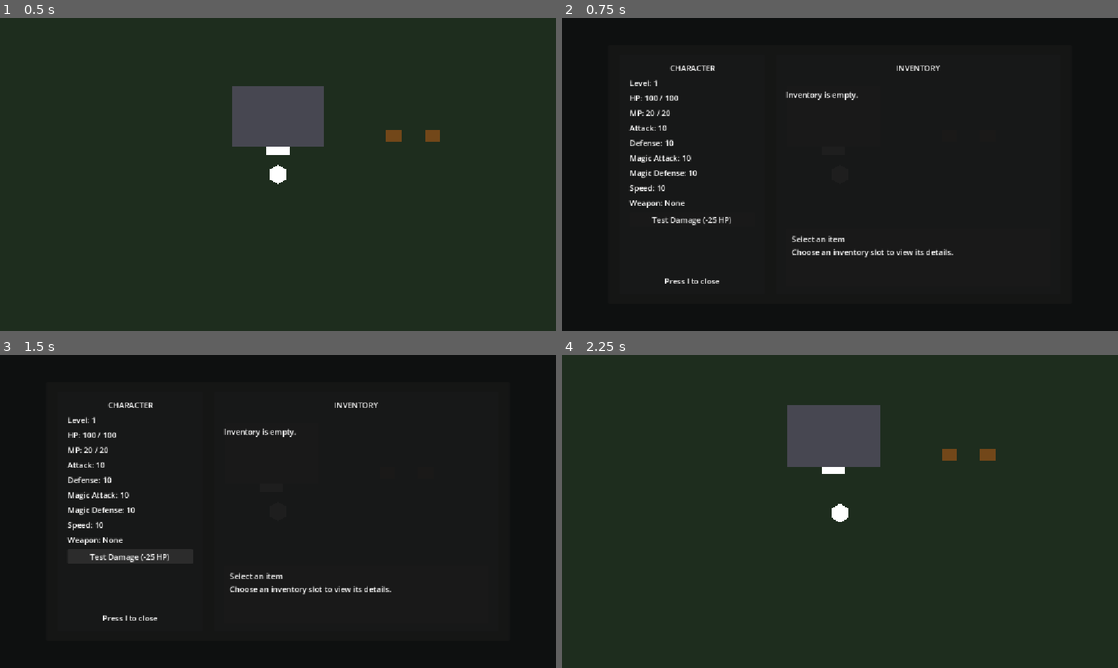
Above: before the commit, frames 1-4 (two rows, left to right).
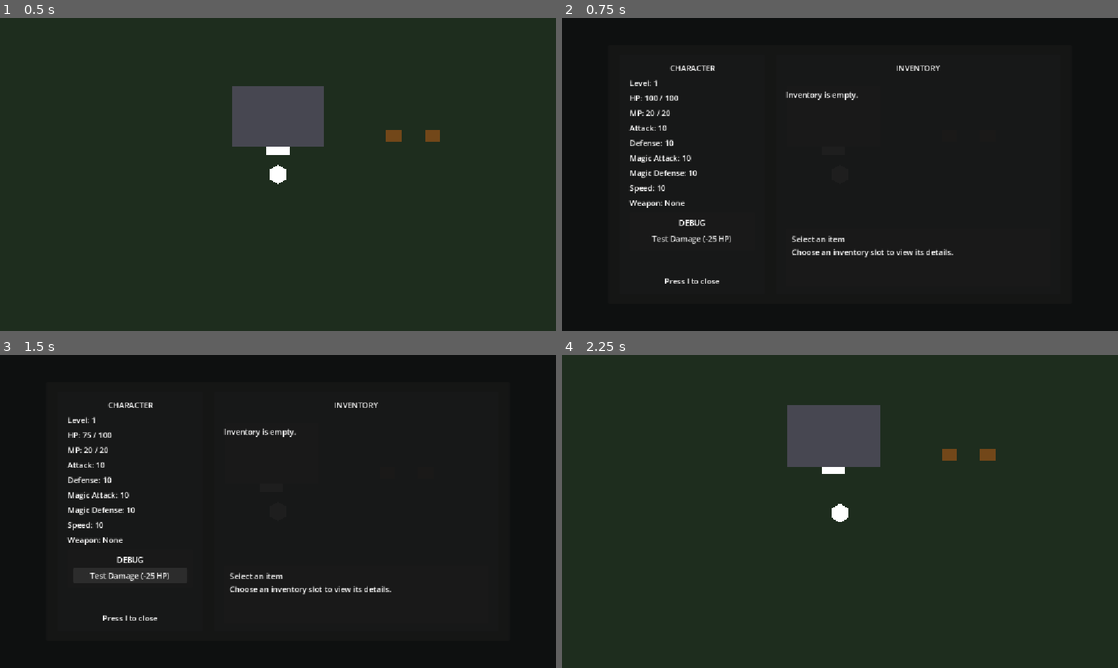
Above: after the commit, the same moments.

Repository: salexume94-pixel/Scripts
Game: Godot game, scene res://scenes/World.tscn
Same seed, same stepped clock (60 frames per second), same inputs: the game is played once before the commit and once after it.
Inputs:
- Up to frame 1 (0.5 s): no input
- Up to frame 2 (0.75 s): tap Enter at 0.5 s; hold Right (ui_right) from 0.53 s (still down); tap I at 0.6 s
- Up to frame 3 (1.5 s): release Right (ui_right) at 1.25 s; click "Test Damage (-25 HP)" at 1.25 s
- Up to frame 4 (2.25 s): tap I at 2 s; hold Down (ui_down) from 2.03 s (still down); tap E at 2.1 s

Frame 1 is identical in both runs. In frame 2, 0.4% of the frame differs, in the area x 16-31%, y 63-73%; in frame 3, 0.5%, in the area x 14-31%, y 24-73%; in frame 4, nothing differs.
Error before the commit: Invalid access to property or key 'pressed' on a base object of type 'null instance'. (res://ui/inventory_character_hud.gd:38)

Commit message:
Move test damage control into debug HUD section

Diff:
--- a/ui/InventoryCharacterHUD.tscn
+++ b/ui/InventoryCharacterHUD.tscn
@@ -104,7 +104,26 @@
 text = "Unequip Weapon"
 visible = false
 
-[node name="TestDamageButton" type="Button" parent="Screen/Panel/Margin/Columns/CharacterPanel/CharacterMargin/CharacterVBox"]
+[node name="DebugPanel" type="PanelContainer" parent="Screen/Panel/Margin/Columns/CharacterPanel/CharacterMargin/CharacterVBox"]
+layout_mode = 2
+
+[node name="DebugMargin" type="MarginContainer" parent="Screen/Panel/Margin/Columns/CharacterPanel/CharacterMargin/CharacterVBox/DebugPanel"]
+layout_mode = 2
+theme_override_constants/margin_left = 12
+theme_override_constants/margin_top = 10
+theme_override_constants/margin_right = 12
+theme_override_constants/margin_bottom = 10
+
+[node name="DebugVBox" type="VBoxContainer" parent="Screen/Panel/Margin/Columns/CharacterPanel/CharacterMargin/CharacterVBox/DebugPanel/DebugMargin"]
+layout_mode = 2
+theme_override_constants/separation = 6
+
+[node name="DebugTitle" type="Label" parent="Screen/Panel/Margin/Columns/CharacterPanel/CharacterMargin/CharacterVBox/DebugPanel/DebugMargin/DebugVBox"]
+layout_mode = 2
+text = "DEBUG"
+horizontal_alignment = 1
+
+[node name="TestDamageButton" type="Button" parent="Screen/Panel/Margin/Columns/CharacterPanel/CharacterMargin/CharacterVBox/DebugPanel/DebugMargin/DebugVBox"]
 layout_mode = 2
 text = "Test Damage (-25 HP)"
 
